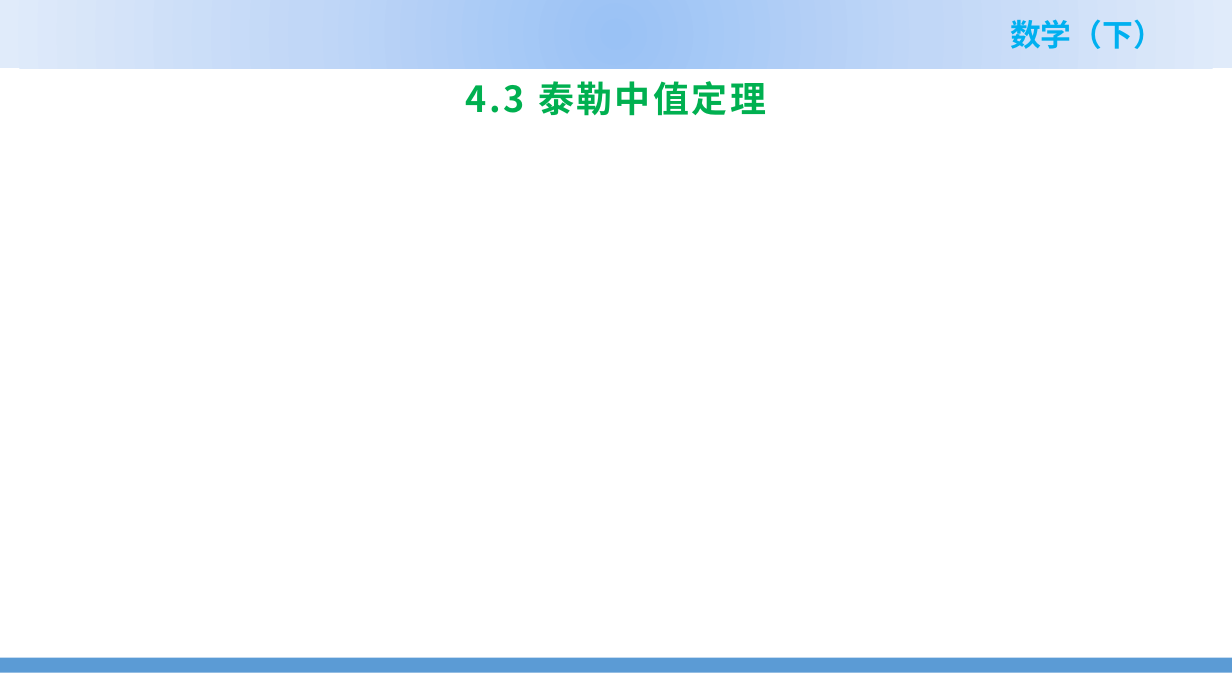
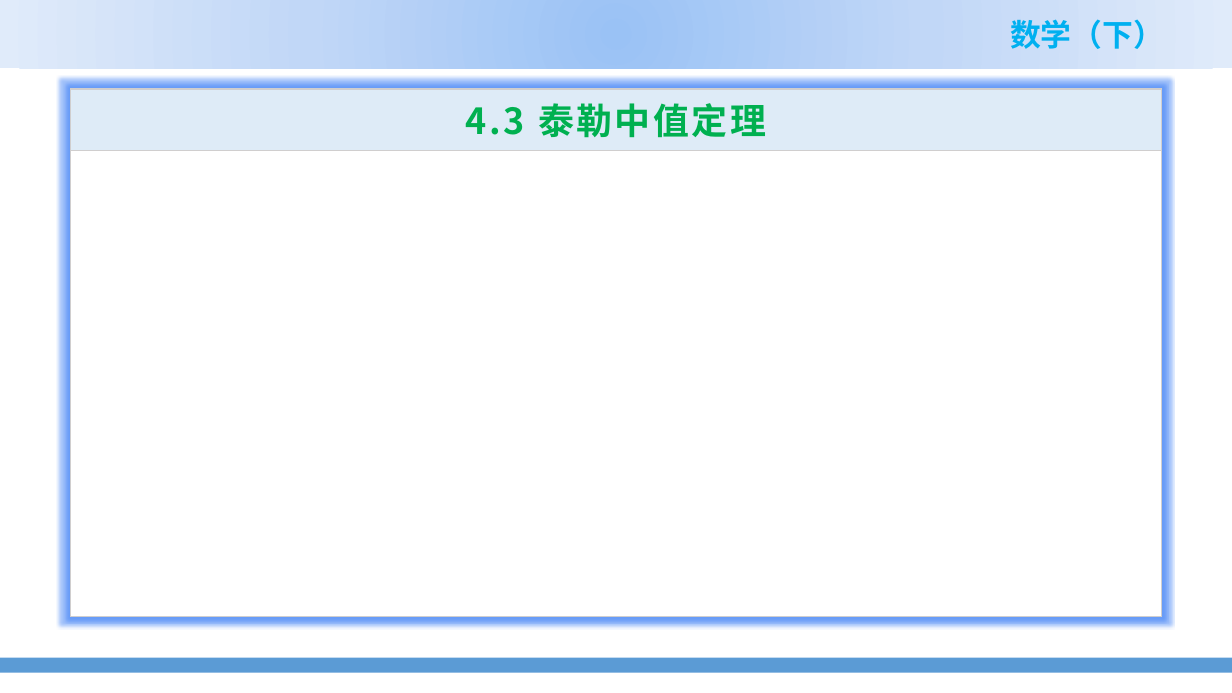
Before and after one commit to zhangshenxing/zhangshenxing.github.io, a slide deck: slide 1 of teaching/2022_spring_Math_II_ppt/4.3 泰勒中值定理.pptx. Drawn at 1232x693 pixels with LibreOffice and Linux fonts; fonts in the diff are those of the drawing; grey boxes stand for pictures; background and template pictures are left out. Boxes give left, top, right and bottom in pixels: in the first picture for what was removed or moved away, otherwise in the second. Text is boxed around its words. In the diff, an @@ line names an element or a change of style, - is before the commit and + after.

```diff
--- a/teaching/2022_spring_Math_II_ppt/4.3 泰勒中值定理.pptx
+++ b/teaching/2022_spring_Math_II_ppt/4.3 泰勒中值定理.pptx
@@ title "4.3 泰勒中值定理": place and size @@
-title "4.3 泰勒中值定理" at (466,81,766,116)
+title "4.3 泰勒中值定理" at (70,89,1162,151)
@@ title "4.3 泰勒中值定理" at (70,89,1162,151): fill none to #DEEBF7; outline none to #D0CECE 1 pt @@
@@ rectangle added at (70,89,1162,616), fill #FFFFFF, outline #D0CECE 1 pt @@
```
Also in this commit, not shown: 1 other slide changed, 29 slides added, 33 slides removed, 3 other files.
